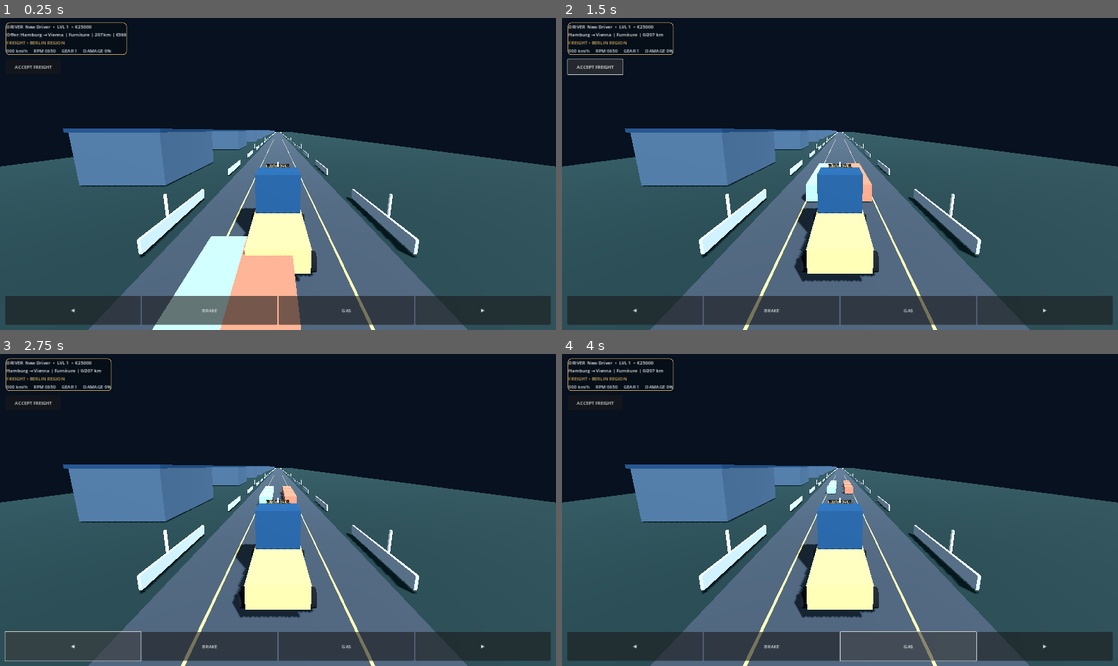
Above: before the commit, frames 1-4 (two rows, left to right).
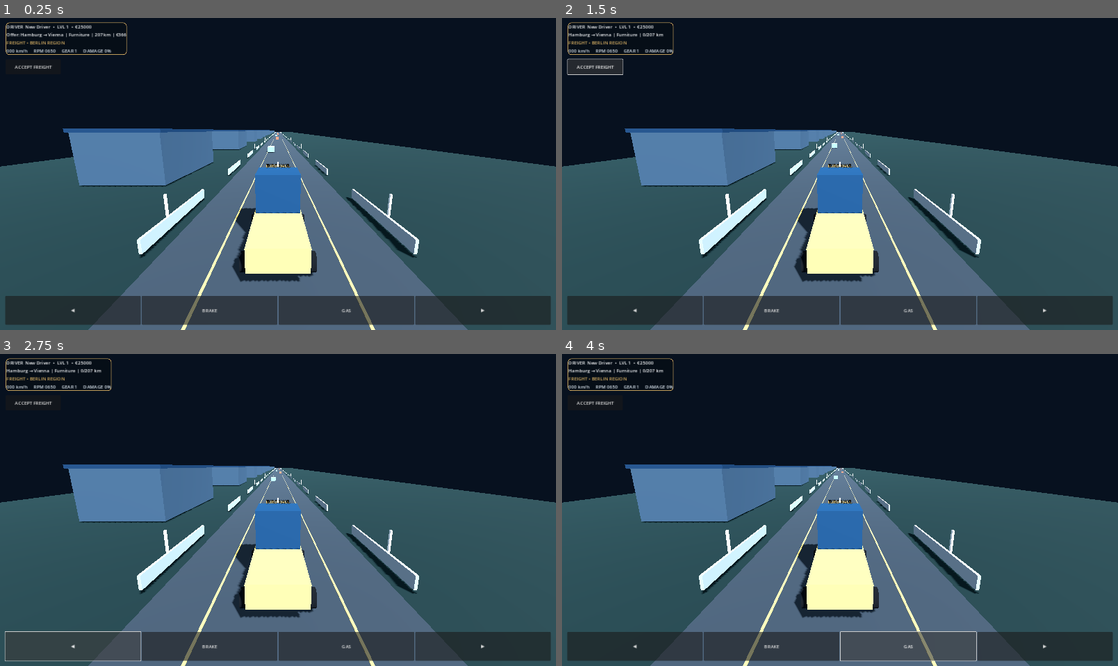
Above: after the commit, the same moments.

Repository: haseebop668-a11y/EURO-HAUL
Game: Godot game, scene res://Scenes/Main.tscn
The game is run twice, just before and just after one commit, with the same random seed, the same clock (stepped at 60 frames per second) and the same inputs.
Inputs:
- Up to frame 1 (0.25 s): no input
- Up to frame 2 (1.5 s): click "ACCEPT FREIGHT" at 0.5 s; click "ACCEPT FREIGHT" at 1.25 s
- Up to frame 3 (2.75 s): click "◀" at 2 s
- Up to frame 4 (4 s): click "BRAKE" at 2.75 s; click "GAS" at 3.5 s

The runs differ from the first frame. In frame 1, 5.7% of the frame differs, in the area x 27-55%, y 36-100%; in frame 2, 0.4%; in frame 3, 0.3%; in frame 4, 0.2%.

Commit message:
Tune Godot driving slice and input bindings

Diff:
--- a/Godot/Scripts/traffic_vehicle.gd
+++ b/Godot/Scripts/traffic_vehicle.gd
@@ -9,6 +9,7 @@
 
 func _ready() -> void:
 	speed_kmh = cruise_speed_kmh
+	_phase = absf(global_position.z) * 3.6 / maxf(1.0, cruise_speed_kmh)
 
 func _process(delta: float) -> void:
 	_phase += delta
